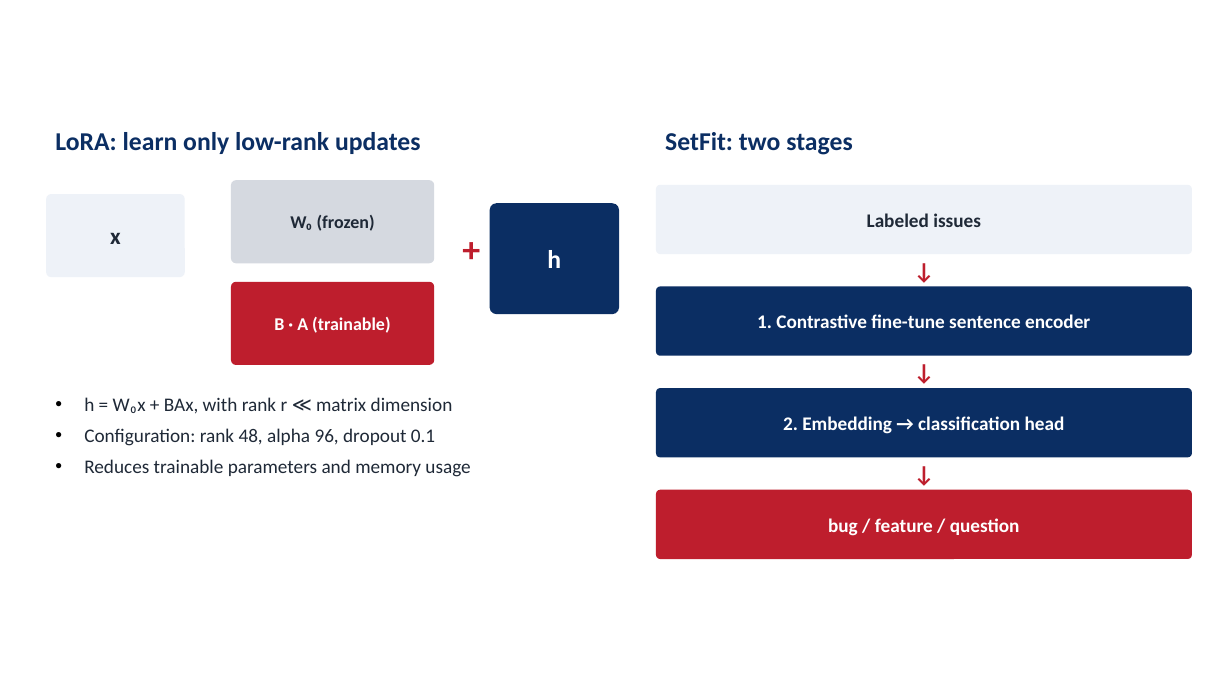
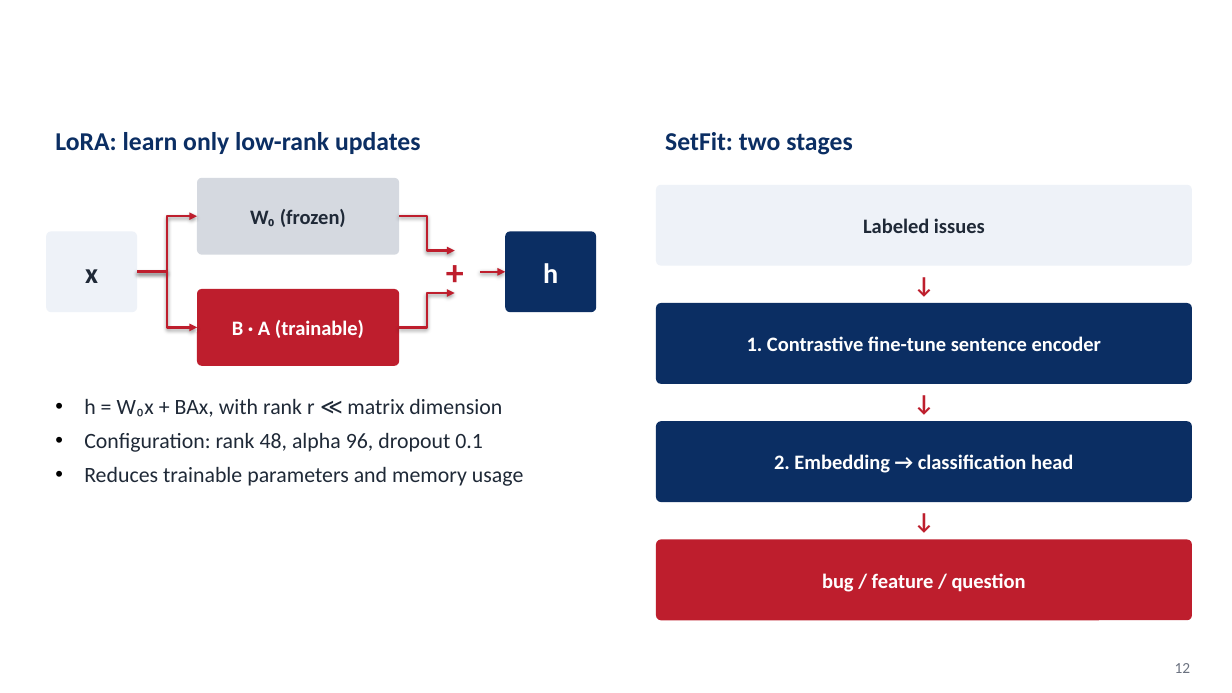
Before and after one commit to kiet21042003/nlbse24-issue-classification, a slide deck: slide 12 of presentation/Seminar_2_Slides.pptx. Drawn at 1232x693 pixels with LibreOffice and Linux fonts; fonts in the diff are those of the drawing; background and template pictures are left out. Boxes give left, top, right and bottom in pixels: in the first picture for what was removed or moved away, otherwise in the second. Text is boxed around its words. In the diff, an @@ line names an element or a change of style, - is before the commit and + after.

```diff
--- a/presentation/Seminar_2_Slides.pptx
+++ b/presentation/Seminar_2_Slides.pptx
@@ rounded rectangle "W₀ (frozen)" at [197, 177, 399, 254]: size 14 to 16 pt @@
@@ rounded rectangle "W₀ (frozen)": place and size @@
-rounded rectangle "W₀ (frozen)" at [231, 180, 434, 263]
+rounded rectangle "W₀ (frozen)" at [197, 177, 399, 254]
@@ rounded rectangle "Labeled issues": place and size @@
-rounded rectangle "Labeled issues" at [656, 185, 1192, 254]
+rounded rectangle "Labeled issues" at [656, 185, 1192, 265]
@@ rounded rectangle "x": place and size @@
-rounded rectangle "x" at [46, 194, 185, 277]
+rounded rectangle "x" at [46, 231, 137, 311]
@@ rounded rectangle "x" at [46, 231, 137, 311]: size 18 to 22 pt @@
@@ elbow arrow added from (137, 272) to (197, 216), #BE1E2D 2 pt @@
@@ elbow arrow added from (399, 216) to (455, 250), #BE1E2D 2 pt @@
@@ rounded rectangle "h": place and size @@
-rounded rectangle "h" at [490, 203, 619, 314]
+rounded rectangle "h" at [506, 231, 596, 311]
@@ rounded rectangle "h" at [506, 231, 596, 311]: size 20 to 22 pt @@
@@ text "+" rewrapped from [444, 222, 499, 277] to [430, 245, 481, 301] @@
@@ text "↓": place and size @@
-text "↓" at [887, 251, 961, 288]
+text "↓" at [887, 265, 961, 302]
@@ elbow arrow added from (137, 272) to (197, 327), #BE1E2D 2 pt @@
@@ rounded rectangle "B · A (trainable)": place and size @@
-rounded rectangle "B · A (trainable)" at [231, 282, 434, 365]
+rounded rectangle "B · A (trainable)" at [197, 289, 399, 366]
@@ rounded rectangle "B · A (trainable)" at [197, 289, 399, 366]: size 14 to 16 pt @@
@@ elbow arrow added from (399, 327) to (455, 293), #BE1E2D 2 pt @@
@@ arrow added from (480, 272) to (506, 272), #BE1E2D 2 pt @@
@@ rounded rectangle "1. Contrastive fine-tune sentence encoder": place and size @@
-rounded rectangle "1. Contrastive fine-tune sentence encoder" at [656, 287, 1192, 356]
+rounded rectangle "1. Contrastive fine-tune sentence encoder" at [656, 303, 1192, 384]
@@ text "h = W₀x + BAx, ..." at [84, 399, 523, 486]: size 15 to 17 pt @@
@@ text "↓": place and size @@
-text "↓" at [887, 353, 961, 390]
+text "↓" at [887, 384, 961, 421]
@@ rounded rectangle "2. Embedding → classification head": place and size @@
-rounded rectangle "2. Embedding → classification head" at [656, 388, 1192, 457]
+rounded rectangle "2. Embedding → classification head" at [656, 421, 1192, 502]
@@ text "↓": place and size @@
-text "↓" at [887, 455, 961, 492]
+text "↓" at [887, 502, 961, 539]
@@ size 15 to 16 pt in 4 elements at [656, 185, 1192, 265], [656, 303, 1192, 384], [656, 421, 1192, 502], [656, 540, 1192, 620] @@
@@ rounded rectangle "bug / feature / question": place and size @@
-rounded rectangle "bug / feature / question" at [656, 490, 1192, 559]
+rounded rectangle "bug / feature / question" at [656, 540, 1192, 620]
@@ page number added at [1175, 663, 1191, 673], 12 pt, text #6B7280 @@
+12
```
Also in this commit, not shown: 12 other slides changed.
